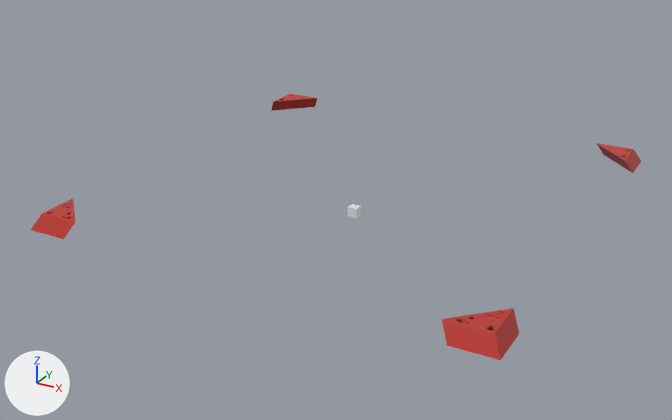
The glTF model fukao/model/01.glb: old version first, new version second.
Before and after are seen from a 50 mm camera at (78.7, -150.6, 74.7) aimed at (-1.1, -5.4, 2.1). Every picture has the same lights, and +X, +Y and +Z are marked at lower left. Where no turn or scale is listed for an object, it has been applied to the vertices.

Script lines for the objects in view, before the commit:
```python
me_stage = bpy.data.meshes.new('Stage')
me_stage.from_pydata(...)  # 3551 vertices, 7046 faces; spans x 2.2..90.8, y -88.6..0.0, z 4.0..7.0
me_stage.materials.append(mat_material_001)  # red #c0362c
ob_stage = bpy.data.objects.new('Stage', me_stage)
ob_stage.location = (-45.0, 45.0, 0.0)
```
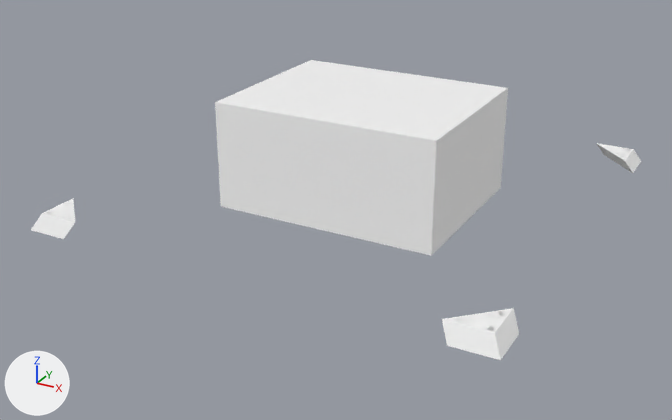
Where the newer file only moved an object's origin or applied its transform, the numbers keep the older frame.

What differs and where, as boxes (x1, y1, x2, y2) in the pictures (672 x 420 px):
'Mall Only', added: after (215, 60, 508, 255)
'Stage', recoloured, surface changed (red to white): (31, 94, 641, 360) in both

The change in detail:
Material 'Material.006' (mat_material_006) is new.
Its base color is (1.0, 1.0, 1.0) (white #ffffff).
Its metallic is 1.0.
Its roughness is 1.0.
Material 'Material.004' (mat_material_004) is new.
Its base color is (1.0, 1.0, 1.0) (white #ffffff).
Its metallic is 1.0.
Its roughness is 1.0.
me_stage has 3551 vertices, 7046 faces and spans x 2.2..90.8, y -88.6..0.0, z 4.0..7.0.
me_stage no longer uses material mat_material_001 (red #c0362c).
me_stage now uses material mat_material_006 (white #ffffff).
Mesh me_mall_only is new.
It is a box spanning x 20.6..64.7, y -57.5..-22.5, z 0.0..20.9.
It uses material mat_material_004 (white #ffffff).
Object 'Mall Only' (ob_mall_only) is new; it shows me_mall_only.
Its location is (-41.0, 41.0, 3.0).
